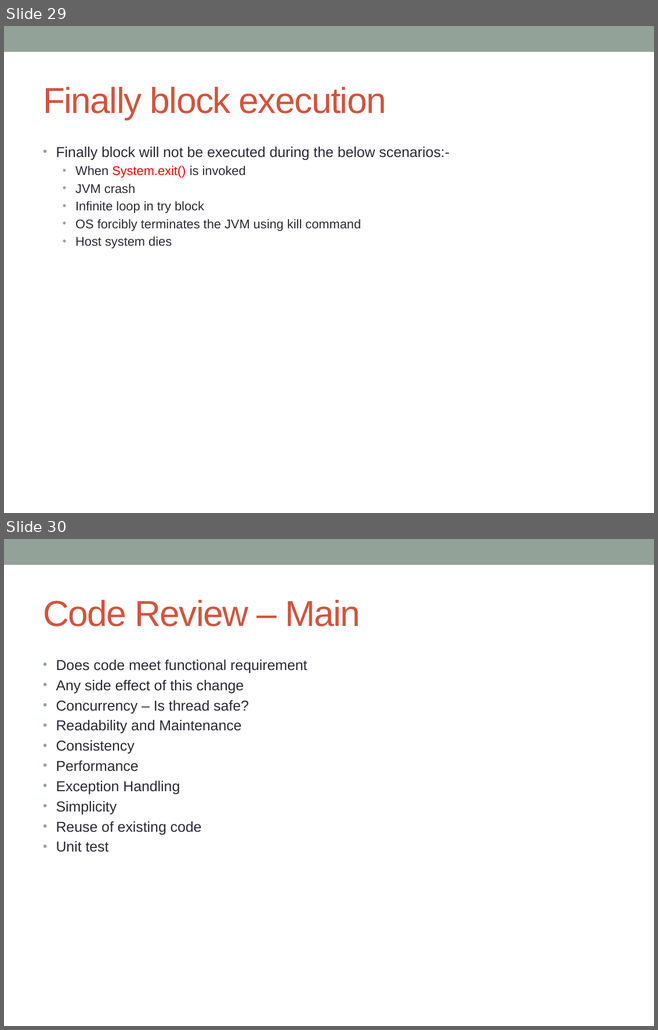
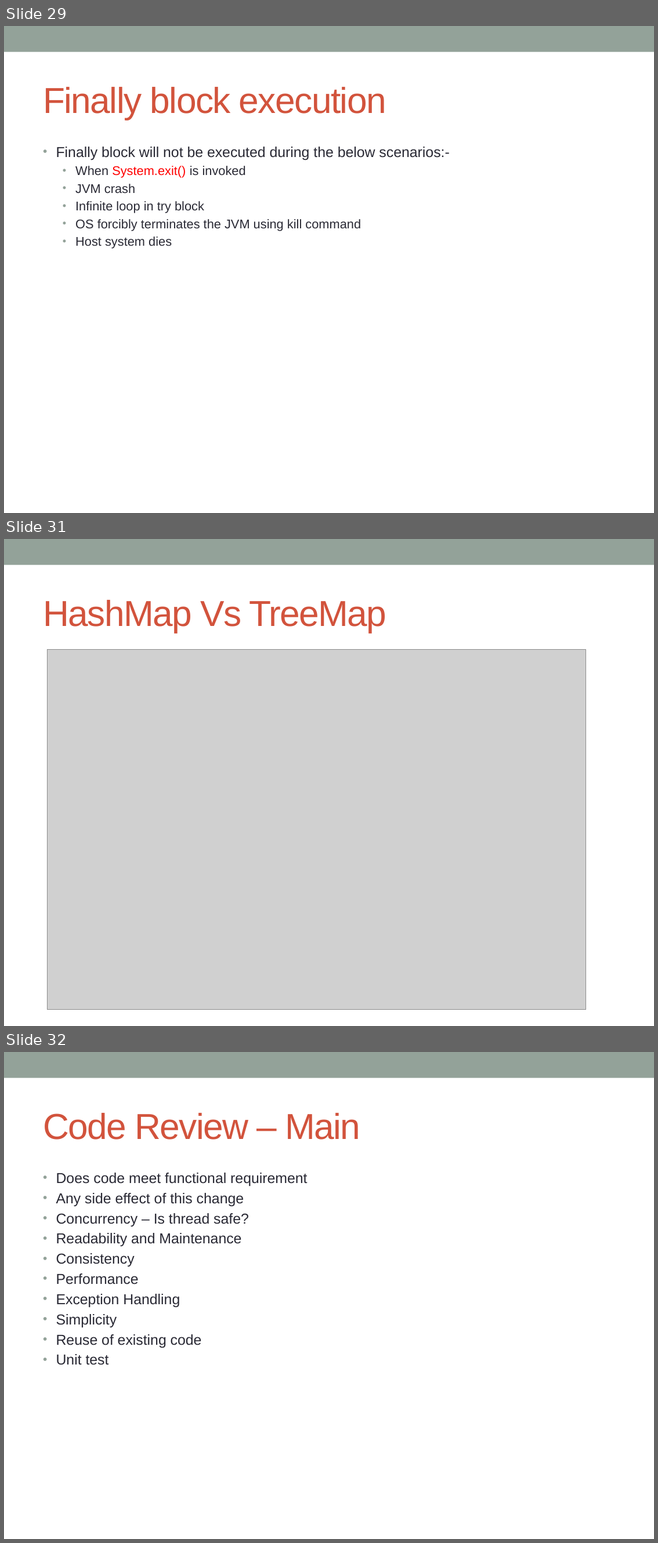
Before and after one commit to notionquest/ProjectDocumentation, a slide deck: CoreJava.pptx. Shown one above the other, each under a label of ours: slides 29 and 30 before the commit, slides 29, 31 and 32 after it; the slides between them are not shown. The pictures are 658x1030 and 658x1543 pixels, drawn with LibreOffice and Linux fonts; fonts in the diff are those of the drawing; grey boxes stand for pictures. Boxes give left, top, right and bottom in pixels: in the first picture for what was removed or moved away, otherwise in the second. Text is boxed around its words. In the diff, an @@ line names an element or a change of style, - is before the commit and + after.

```diff
--- a/CoreJava.pptx
+++ b/CoreJava.pptx
@@ slide 31 added at [4,539,654,1026], background #FFFFFF; not listed: 1 template element that a slide beside it also shows @@
@@ title added at [43,600,386,633], 40 pt, text #D2533C @@
+HashMap Vs TreeMap
@@ picture added at [48,649,585,1009] @@
@@ what was slide 30 is now slide 32 @@
```
Also in this commit, not shown: 1 other slide added.
